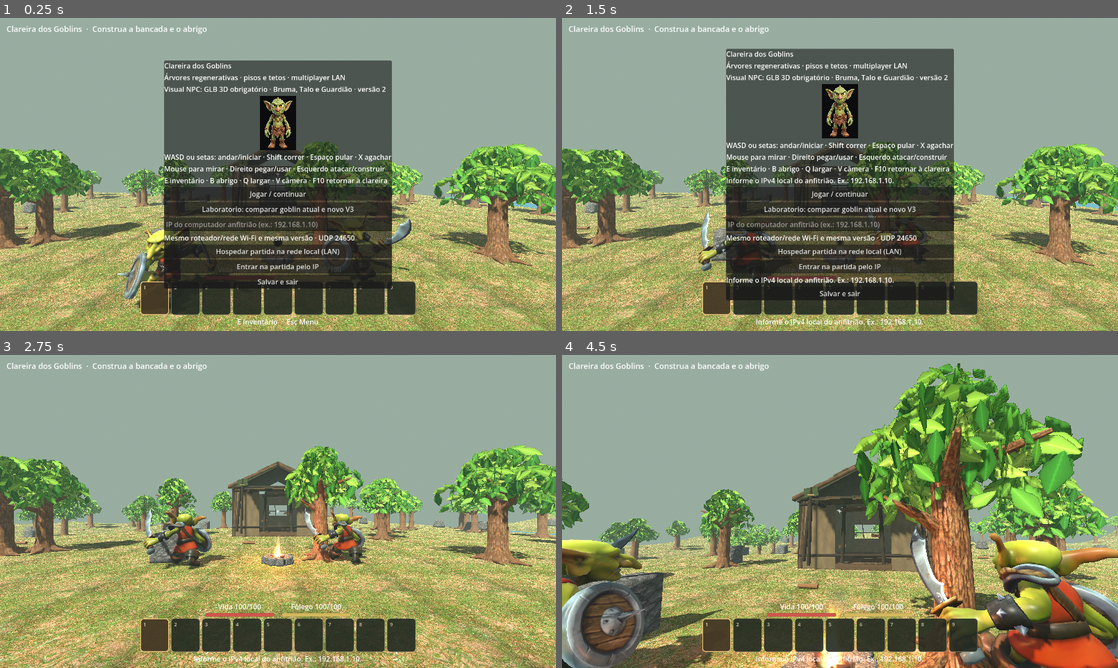
Above: before the commit, frames 1-4 (two rows, left to right).
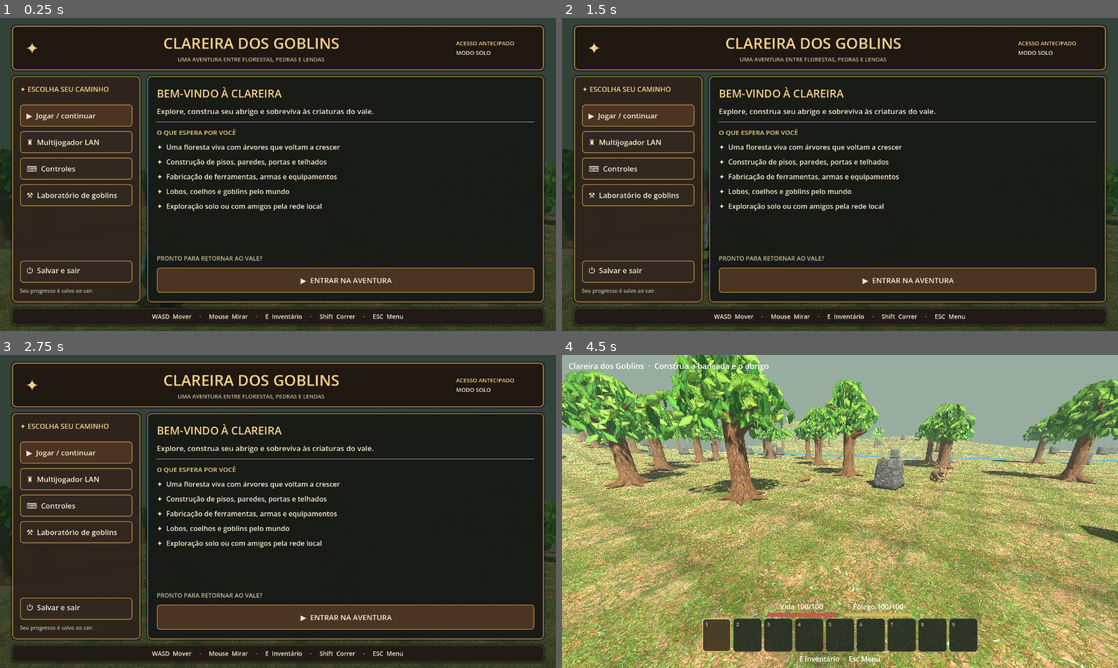
Above: after the commit, the same moments.

Repository: clebertressi88/clareira-dos-goblins
Game: Godot game, scene res://main.tscn
Same seed, same stepped clock (60 frames per second), same inputs: the game is played once before the commit and once after it.
Inputs (mouse positions are in pixels of both pictures, inside the frame that each line leads up to):
- Up to frame 1 (0.25 s): no input
- Up to frame 2 (1.5 s): click (840, 252) at 0.5 s, where only the run before the commit has a clickable "Hospedar partida na rede loca…"; click (840, 265) at 1.25 s, where only the run before the commit has a clickable "Entrar na partida pelo IP"
- Up to frame 3 (2.75 s): click (278, 530) at 2 s, where only the run before the commit has a clickable "Jogar / continuar"
- Up to frame 4 (4.5 s): click (639, 452) at 2.75 s, where only the run after the commit has a clickable "▶ Jogar / continuar"; tap Enter at 3.5, 3.6 s; move the mouse to (867, 511) at 3.52 s; hold W (goblin_frente) from 3.53 s (still down); click (867, 511) at 3.67 s; tap Space at 3.77, 4.07 s; tap Keypad Enter at 3.8, 4.35 s; move the mouse to (812, 511) at 4.27 s; click (812, 511) at 4.42 s

The runs differ from the first frame. In frame 1, 92% of the frame differs, in the area x 0-100%, y 0-100%; in frame 2, 91%; in frame 3, 98%; in frame 4, 81%.

Commit message:
feat(ui): replace opening overlay with functional medieval main menu

Diff:
--- a/Projeto-Godot/main.gd
+++ b/Projeto-Godot/main.gd
@@ -4,6 +4,7 @@
 const CELL := 0.85
 const CHUNK := 16
 const TERRAIN := preload("res://landscape_terrain.gd")
+const MEDIEVAL_MENU := preload("res://medieval_main_menu.gd")
 const TREE_BUD_DELAY := 120.0
 const TREE_GROW_SECONDS := 720.0
 const VINE_INTERVAL_SECONDS := 1200.0 # Uma vinha a cada 20 min, apenas em arvores adultas.
@@ -126,6 +127,8 @@
 const RABBIT_ESCAPE_SPEED := 3.45
 var panel: PanelContainer
 var menu: VBoxContainer
+var medieval_menu: Control
+var gameplay_overlays: Array[Control] = []
 var address: LineEdit
 var selected := 0
 var health := 100
@@ -222,9 +225,9 @@
 		save_game()
 		get_viewport().set_input_as_handled()
 		return
-	if moving or inventory or not is_instance_valid(panel) or not panel.visible:
-		return
-	if is_instance_valid(address) and address.has_focus() and not address.text.is_empty():
+	if moving or inventory or not is_instance_valid(medieval_menu) or not medieval_menu.visible:
+		return
+	if is_instance_valid(medieval_menu.ip_input) and medieval_menu.ip_input.has_focus():
 		# Nao interrompe digitacao de IP ja iniciada no campo de rede.
 		return
 	# Permite iniciar com WASD/setas sem depender do foco do botao Jogar.
@@ -2036,6 +2039,12 @@
 	panel.offset_bottom = 170
 	menu = VBoxContainer.new()
 	panel.add_child(menu)
+	gameplay_overlays = [crosshair,hud,hint,bottom]
+	medieval_menu = MEDIEVAL_MENU.new()
+	layer.add_child(medieval_menu)
+	medieval_menu.set_anchors_and_offsets_preset(Control.PRESET_FULL_RECT)
+	medieval_menu.hide()
+	panel.hide()
 
 func hotbar_style(fill: Color, border: Color, width: int) -> StyleBoxFlat:
 	var style := StyleBoxFlat.new()
@@ -2205,52 +2214,40 @@
 		style_craft_button(b)
 	menu.add_child(b)
 
+func set_gameplay_overlays_visible(visible_now: bool) -> void:
+	for overlay in gameplay_overlays:
+		if is_instance_valid(overlay):
+			overlay.visible = visible_now
+
 func show_menu() -> void:
-	panel.remove_theme_stylebox_override("panel")
 	moving = false
 	inventory = false
 	Input.mouse_mode = Input.MOUSE_MODE_VISIBLE
-	panel.show()
-	clear_menu()
-	label("Clareira dos Goblins")
-	label(BUILD_TAG)
-	label("Visual NPC: GLB 3D obrigatório · Bruma, Talo e Guardião · versão 2")
-	var portrait := TextureRect.new()
-	portrait.texture = preload("res://protagonista.jpg")
-	portrait.custom_minimum_size = Vector2(92,125)
-	portrait.expand_mode = TextureRect.EXPAND_IGNORE_SIZE
-	portrait.stretch_mode = TextureRect.STRETCH_KEEP_ASPECT_CENTERED
-	menu.add_child(portrait)
-	label("WASD ou setas: andar/iniciar · Shift correr · Espaço pular · X agachar")
-	label("Mouse para mirar · Direito pegar/usar · Esquerdo atacar/construir")
-	label("E inventário · B abrigo · Q largar · V câmera · F10 retornar à clareira")
-	if net_role=="host":
-		label("Sala LAN aberta · UDP %d · jogadores: %d/8" % [NET_PORT,multiplayer.get_peers().size()+1])
-		var ips := lan_local_ipv4_addresses()
-		label("IP do anfitrião: " + (", ".join(ips) if ips.size()>0 else "verifique em ipconfig"))
-		label("Outros jogadores devem estar no mesmo Wi-Fi ou roteador.")
-	elif net_role=="client":
-		label(("Conectado em " if net_connected else "Conectando a ")+net_address)
-	if not net_session_message.is_empty():
-		label(net_session_message)
-	button("Jogar / continuar", begin)
-	if net_role=="solo":
-		button("Laboratorio: comparar goblin atual e novo V3",open_goblin_skin_test)
-	if net_role=="solo":
-		address = LineEdit.new()
-		address.placeholder_text = "IP do computador anfitrião (ex.: 192.168.1.10)"
-		address.text = net_address
-		address.focus_mode = Control.FOCUS_CLICK
-		menu.add_child(address)
-		address.release_focus()
-		label("Mesmo roteador/rede Wi-Fi e mesma versão · UDP %d" % NET_PORT)
-		button("Hospedar partida na rede local (LAN)", host_game)
-		button("Entrar na partida pelo IP", join_game)
-	else:
-		button("Desconectar da partida", disconnect_and_show_menu)
-	if not feedback.is_empty():
-		label(feedback)
-	button("Salvar e sair", func(): save_game(); get_tree().quit())
+	panel.hide()
+	set_gameplay_overlays_visible(false)
+	var ips := lan_local_ipv4_addresses()
+	var message := net_session_message
+	if message.is_empty():
+		message = feedback
+	medieval_menu.rebuild({
+		"role": net_role,
+		"connected": net_connected,
+		"world_ready": net_world_ready,
+		"ip": net_address,
+		"host_ips": ", ".join(ips) if ips.size()>0 else "verifique em ipconfig",
+		"players": multiplayer.get_peers().size()+1,
+		"message": message
+	}, {
+		"play": Callable(self,"begin"),
+		"host": Callable(self,"host_game"),
+		"join": Callable(self,"join_game"),
+		"disconnect": Callable(self,"disconnect_and_show_menu"),
+		"lab": Callable(self,"open_goblin_skin_test"),
+		"quit": func(): save_game(); get_tree().quit()
+	})
+	medieval_menu.show()
+	address = null
+
 
 func open_goblin_skin_test() -> void:
 	# So entra no laboratorio em modo solo; nao interfere no servidor ou no save.
@@ -2267,6 +2264,9 @@
 		show_menu()
 		return
 	panel.hide()
+	if is_instance_valid(medieval_menu):
+		medieval_menu.hide()
+	set_gameplay_overlays_visible(true)
 	inventory = false
 	moving = true
 	Input.mouse_mode = Input.MOUSE_MODE_CAPTURED
@@ -2304,6 +2304,9 @@
 
 
 func show_inventory() -> void:
+	if is_instance_valid(medieval_menu):
+		medieval_menu.hide()
+	set_gameplay_overlays_visible(true)
 	sync_inventory_slots()
 	if not inventory:
 		craft_mode = "basic"
@@ -2909,6 +2912,9 @@
 	show_backpack()
 
 func show_backpack() -> void:
+	if is_instance_valid(medieval_menu):
+		medieval_menu.hide()
+	set_gameplay_overlays_visible(true)
 	inventory = true
 	moving = false
 	Input.mouse_mode = Input.MOUSE_MODE_VISIBLE
@@ -4099,9 +4105,11 @@
 
 
 func join_game() -> void:
-	if not is_instance_valid(address):
-		return
-	var ip := address.text.strip_edges()
+	var ip := ""
+	if is_instance_valid(medieval_menu) and is_instance_valid(medieval_menu.ip_input):
+		ip = medieval_menu.ip_input.text.strip_edges()
+	elif is_instance_valid(address):
+		ip = address.text.strip_edges()
 	join_at_address(ip)
 
 
